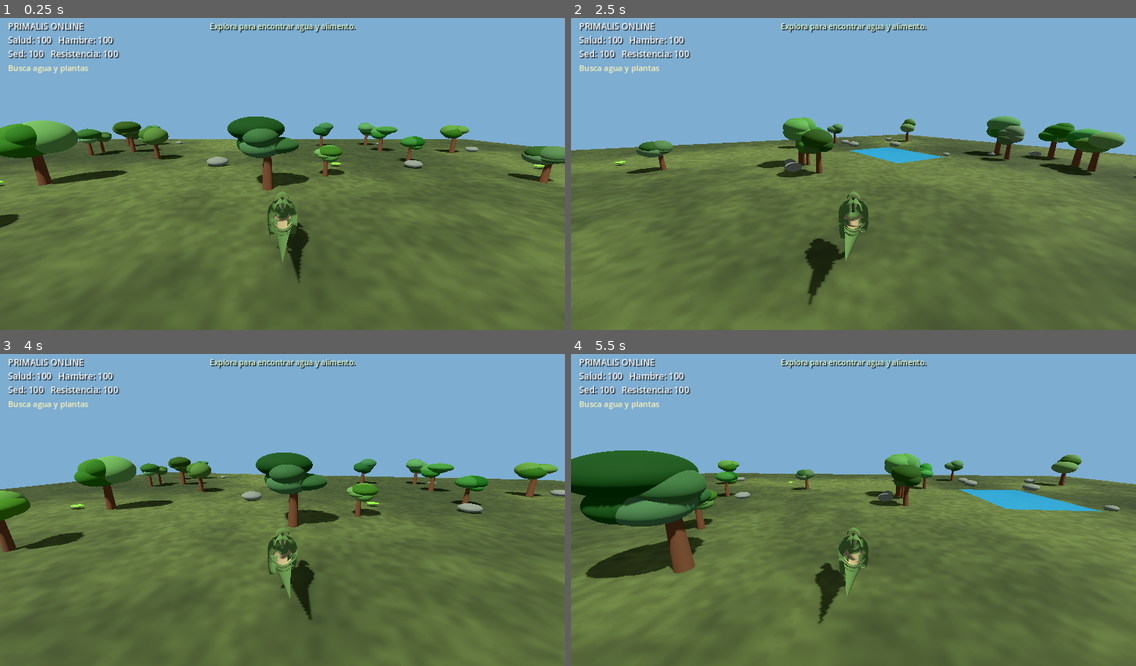
Above: before the commit, frames 1-4 (two rows, left to right).
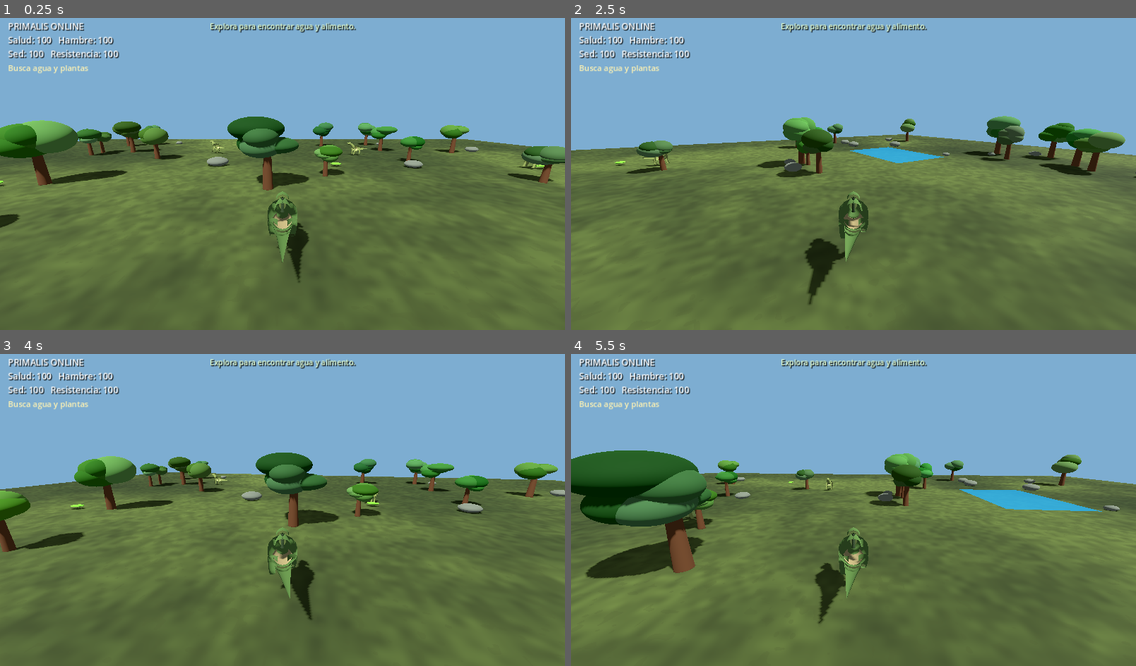
Above: after the commit, the same moments.

Repository: misael546/PrimalisOnline
Game: Godot game, scene res://scenes/main.tscn
Two runs of this game, one before a commit and one after it. Both use one fixed random seed, a clock stepped at 60 frames per second and the inputs below.
Inputs (mouse positions are in pixels of both pictures, inside the frame that each line leads up to):
- Up to frame 1 (0.25 s): no input
- Up to frame 2 (2.5 s): tap Enter at 0.5 s; move the mouse to (977, 155) at 0.52 s; hold D (move_right) 0.53-1.25 s; tap E at 0.6, 2.1 s; click (977, 155) at 0.67 s; drag from (740, 186) to (825, 236) at 1.27 s; tap Space at 2 s; move the mouse to (910, 102) at 2.02 s; hold D (move_right) from 2.03 s (still down)
- Up to frame 3 (4 s): release D (move_right) at 2.75 s; drag from (254, 572) to (113, 460) at 2.77 s; move the mouse to (452, 553) at 3.52 s; hold A (move_left) from 3.53 s (still down); tap E at 3.6 s
- Up to frame 4 (5.5 s): release A (move_left) at 4.25 s; drag from (684, 460) to (768, 428) at 4.27 s; tap Enter at 5 s; move the mouse to (881, 506) at 5.02 s; hold S (move_back) from 5.03 s (still down); tap E at 5.1 s; click (881, 506) at 5.17 s

The runs differ from the first frame. In frame 1, 0.1% of the frame differs, in the area x 37-96%, y 39-49%; in frame 2, less than 0.1%; in frame 3, less than 0.1%; in frame 4, less than 0.1%.

Commit message:
feat: spawn roaming herbivore dinosaurs in the world

Diff:
--- a/scripts/main.gd
+++ b/scripts/main.gd
@@ -68,6 +68,7 @@
 	_add_food_plant(Vector3(-24, 0, 19))
 	_add_water_marker(Vector3(15, 0, 15))
 	_build_world_boundaries()
+	_spawn_wild_dinosaurs()
 
 func _build_world_boundaries() -> void:
 	# Keep the player inside the 80x80 playable ground instead of falling off its edge.
@@ -75,6 +76,44 @@
 	_add_boundary_wall(Vector3(0, 2.0, 39.5), Vector3(80, 4, 1))
 	_add_boundary_wall(Vector3(-39.5, 2.0, 0), Vector3(1, 4, 80))
 	_add_boundary_wall(Vector3(39.5, 2.0, 0), Vector3(1, 4, 80))
+
+func _spawn_wild_dinosaurs() -> void:
+	var wild_script := load("res://scripts/wild_dinosaur.gd") as Script
+	if wild_script == null:
+		push_warning("Wild dinosaur script is missing; continuing without wildlife.")
+		return
+	var rng := RandomNumberGenerator.new()
+	rng.seed = 91811
+	for index in range(3):
+		var spawn_point := Vector3.ZERO
+		var found_safe_spot := false
+		for attempt in range(80):
+			var candidate := Vector3(rng.randf_range(-28.0, 28.0), 0.88, rng.randf_range(-28.0, 28.0))
+			if Vector2(candidate.x, candidate.z).length() < 12.0:
+				continue
+			if Vector2(candidate.x - 15.0, candidate.z - 15.0).length() < 10.0:
+				continue
+			var blocked := false
+			for scenery in get_children():
+				if not scenery.has_meta("scenery"):
+					continue
+				var offset := Vector2(candidate.x - scenery.global_position.x, candidate.z - scenery.global_position.z)
+				if offset.length() < 4.0:
+					blocked = true
+					break
+			if blocked:
+				continue
+			spawn_point = candidate
+			found_safe_spot = true
+			break
+		if not found_safe_spot:
+			continue
+		var creature := CharacterBody3D.new()
+		creature.set_script(wild_script)
+		creature.position = spawn_point
+		add_child(creature)
+		creature.name = "WildDinosaur_%02d" % (index + 1)
+		creature.call("set_target", player)
 
 func _add_boundary_wall(at: Vector3, wall_size: Vector3) -> void:
 	var wall := StaticBody3D.new()
@@ -89,6 +128,8 @@
 
 func _add_tree(at: Vector3, scale_factor: float, rng: RandomNumberGenerator) -> void:
 	var tree := Node3D.new()
+	tree.name = "ProceduralTree"
+	tree.set_meta("scenery", true)
 	tree.position = at
 	tree.scale = Vector3.ONE * scale_factor
 	add_child(tree)
@@ -129,6 +170,8 @@
 
 func _add_rock(at: Vector3, size_factor: float, rng: RandomNumberGenerator) -> void:
 	var rock := MeshInstance3D.new()
+	rock.name = "ProceduralRock"
+	rock.set_meta("scenery", true)
 	var mesh := SphereMesh.new()
 	mesh.radius = 0.8
 	mesh.height = 1.2
